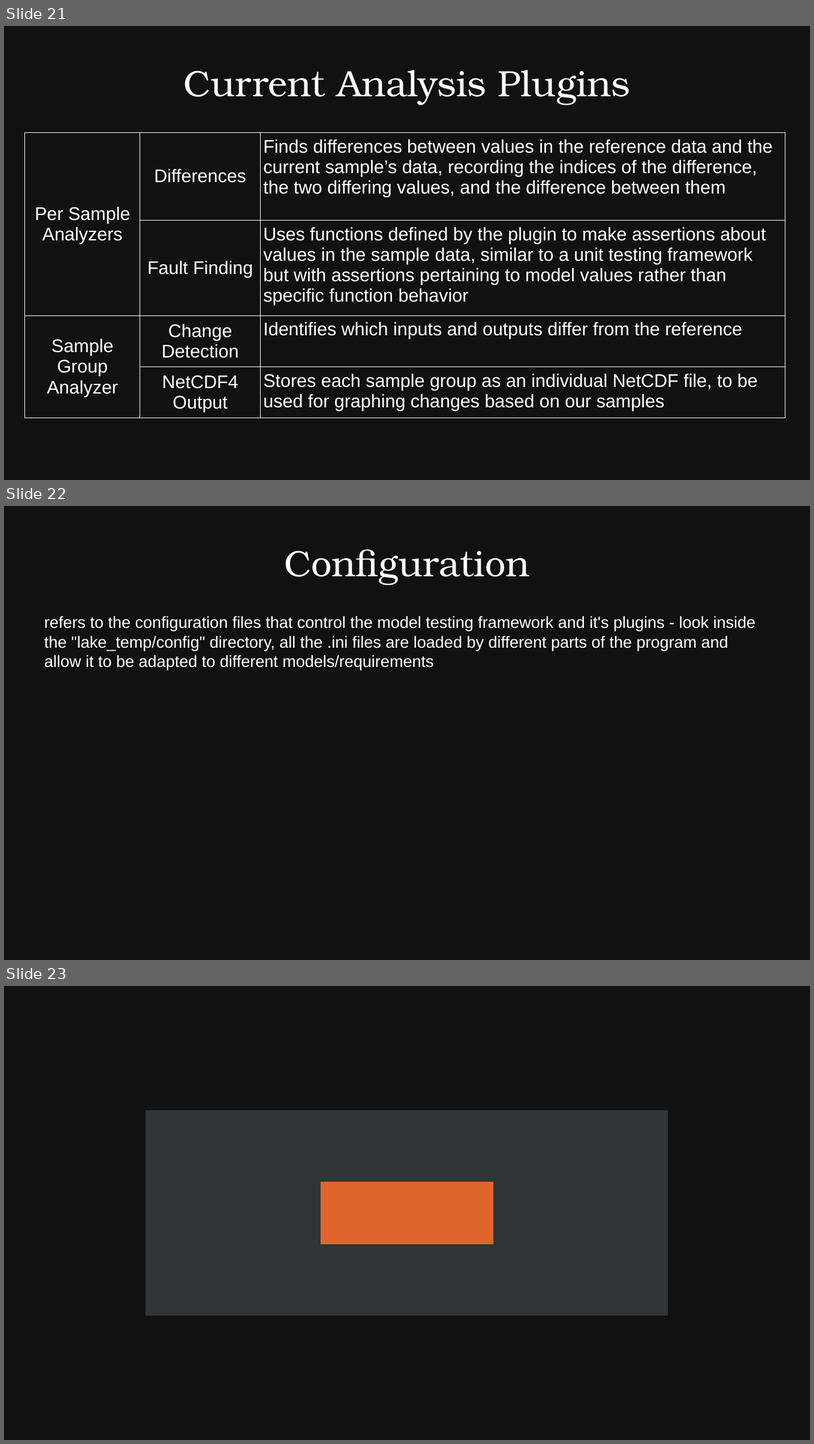
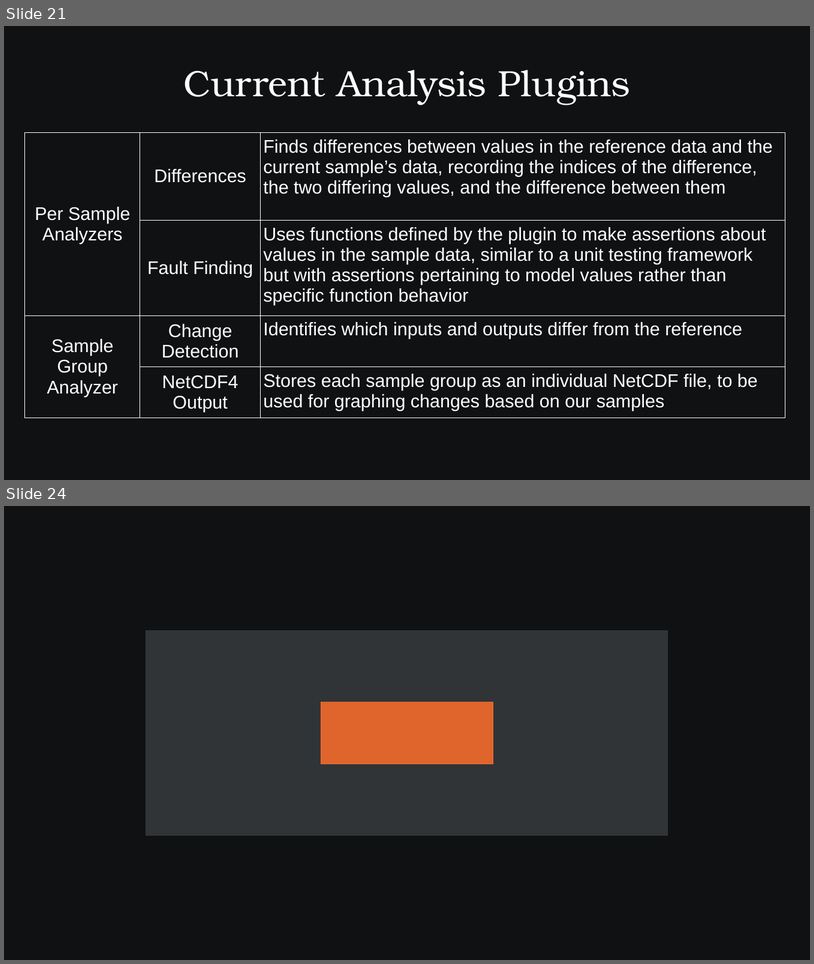
Before and after one commit to SamAllen06/lake_temp_work, a slide deck: documentation/for_collaborators/TestingSoftwareOverview.odp. Shown one above the other, each under a label of ours: slides 21, 22 and 23 before the commit, slides 21 and 24 after it; the slides between them are not shown. The pictures are 814x1444 and 814x964 pixels, drawn with LibreOffice and Linux fonts; fonts in the diff are those of the drawing. Boxes give left, top, right and bottom in pixels: in the first picture for what was removed or moved away, otherwise in the second. Text is boxed around its words. In the diff, an @@ line names an element or a change of style, - is before the commit and + after.

```diff
--- a/documentation/for_collaborators/TestingSoftwareOverview.odp
+++ b/documentation/for_collaborators/TestingSoftwareOverview.odp
@@ slide 22 removed at box(4, 506, 810, 960), background #0F1112 @@
@@ title removed at box(284, 549, 530, 585) @@
-Configuration
@@ text removed at box(44, 616, 756, 670) @@
-refers to the configuration files that control the model testing framework and it's plugins - look inside the "lake_temp/config" directory, all the .ini files are loaded by different parts of the program and allow it to be adapted to different models/requirements
@@ what was slide 23 is now slide 24 @@
```
Also in this commit, not shown: 2 slides added, 2 other files.
